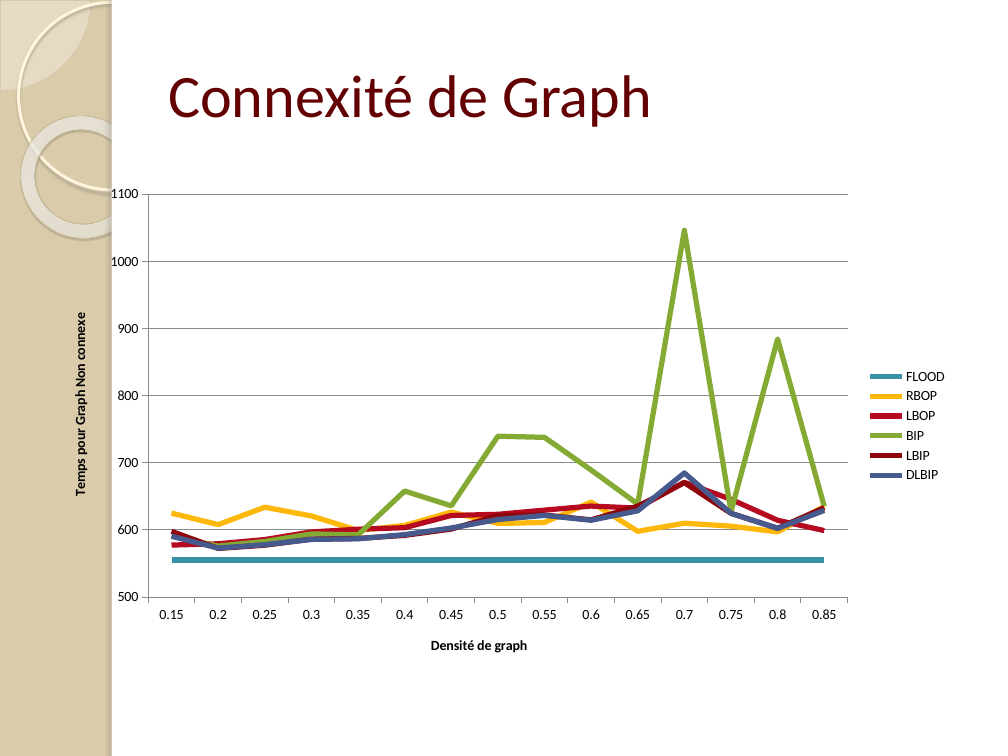
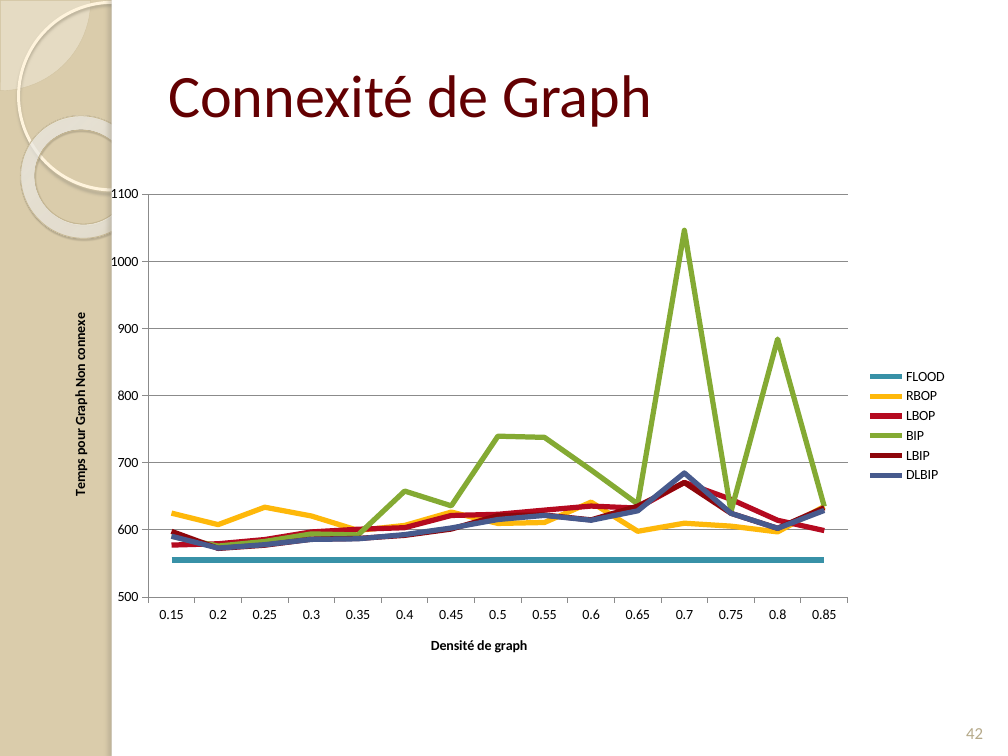
Before and after one commit to Patre/Energy-saving-in-sensors--networks, a slide deck: slide 42 of Redaction/Presentation/pres.pptx (slide 34 before the commit). Drawn at 1008x756 pixels with LibreOffice and Linux fonts; fonts in the diff are those of the drawing. Boxes give left, top, right and bottom in pixels: in the first picture for what was removed or moved away, otherwise in the second. Text is boxed around its words. In the diff, an @@ line names an element or a change of style, - is before the commit and + after.

```diff
--- a/Redaction/Presentation/pres.pptx
+++ b/Redaction/Presentation/pres.pptx
@@ page number added at (966,728,983,739), 12 pt, text #B6A98A @@
+42
```
Also in this commit, not shown: 9 other slides changed, 9 slides added, 1 slide removed.
